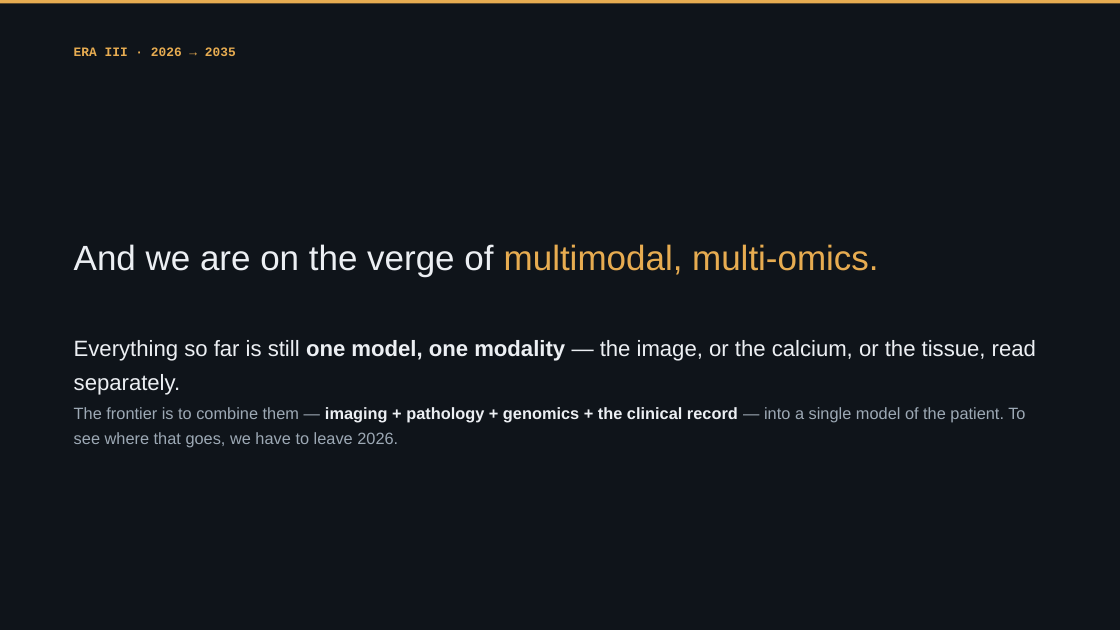
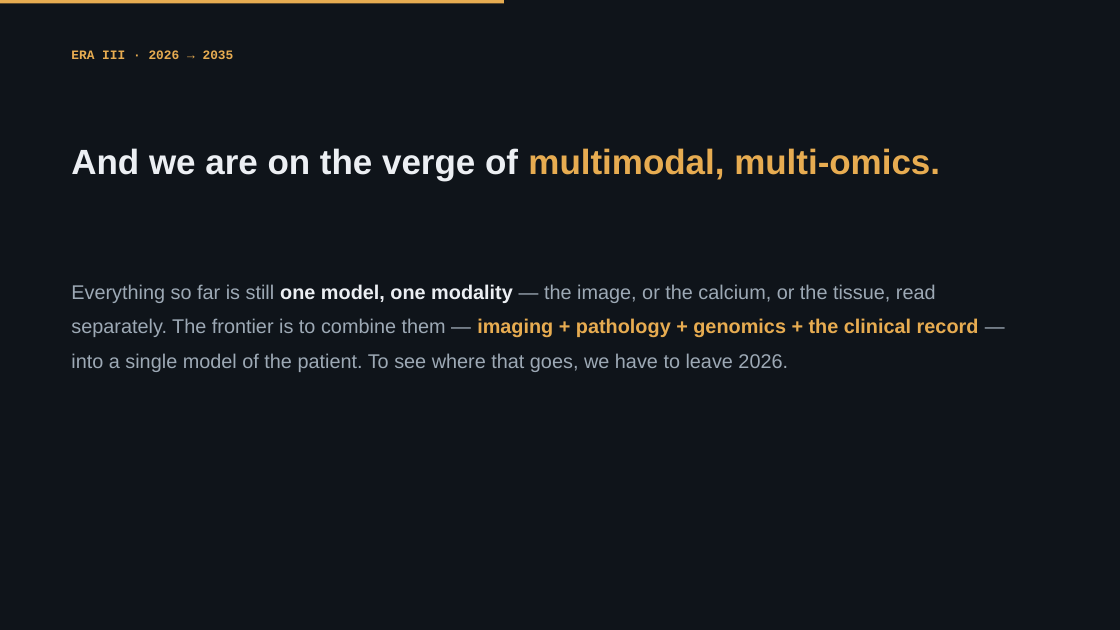
Before and after one commit to Emory-HITI/Mammo, a slide deck: slide 20 of keynote-iwbi-2026/pptx/sections/IWBI2026_Trivedi_02b_EraII_2026.pptx. Drawn at 1120x630 pixels with LibreOffice and Linux fonts; fonts in the diff are those of the drawing; background and template pictures are left out. Boxes give left, top, right and bottom in pixels: in the first picture for what was removed or moved away, otherwise in the second. Text is boxed around its words. In the diff, an @@ line names an element or a change of style, - is before the commit and + after.

```diff
--- a/keynote-iwbi-2026/pptx/sections/IWBI2026_Trivedi_02b_EraII_2026.pptx
+++ b/keynote-iwbi-2026/pptx/sections/IWBI2026_Trivedi_02b_EraII_2026.pptx
@@ rectangle: place and size @@
-rectangle at <box>0,0,1120,3</box>
+rectangle at <box>0,0,504,3</box>
@@ text "ERA III · 2026 → ..." at <box>71,50,234,59</box>: line spacing 1.28 to 1; less space between paragraphs @@
@@ text "And we are on the ...": place and size @@
-text "And we are on the ..." at <box>74,244,878,276</box>
+text "And we are on the ..." at <box>71,148,940,181</box>
@@ text "And we are on the ..." at <box>71,148,940,181</box>: bold on; line spacing 1.06 to 1.12; less space between paragraphs @@
@@ text at <box>71,284,979,372</box>: text changed; size 14 to 17 pt @@
-The frontier is to combine them — imaging + pathology + genomics + the clinical record — into a single model of the patient. To see where that goes, we have to leave 2026.
+Everything so far is still one model, one modality — the image, or the calcium, or the tissue, read separately. The frontier is to combine them — imaging + pathology + genomics + the clinical record — into a single model of the patient. To see where that goes, we have to leave 2026.
@@ text removed at <box>74,340,1036,395</box> @@
-Everything so far is still one model, one modality — the image, or the calcium, or the tissue, read separately.
```
Also in this commit, not shown: 20 other slides changed, 1 other file.
